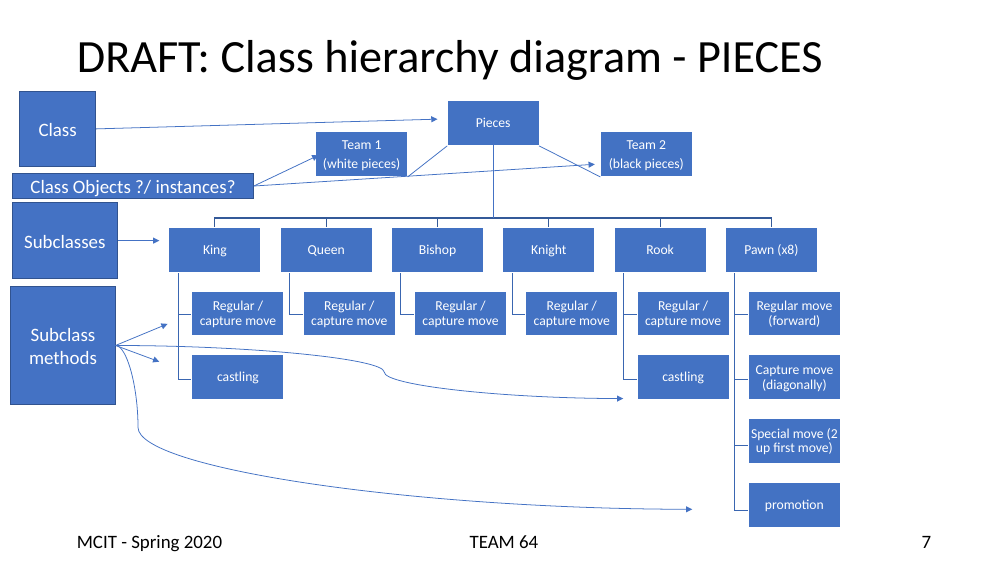
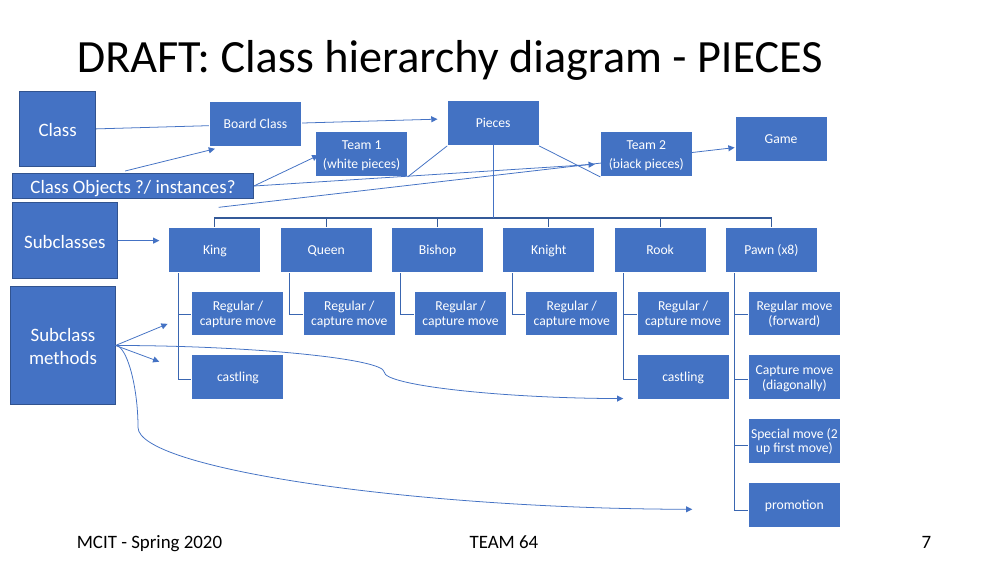
Before and after one commit to UPenn-CIT599/final-project-team64_chessgame, a slide deck: slide 7 of CRC Cards/Team 64 - CRC cards - shared.pptx. Drawn at 1008x567 pixels with LibreOffice and Linux fonts; fonts in the diff are those of the drawing. Boxes give left, top, right and bottom in pixels: in the first picture for what was removed or moved away, otherwise in the second. Text is boxed around its words. In the diff, an @@ line names an element or a change of style, - is before the commit and + after.

```diff
--- a/CRC Cards/Team 64 - CRC cards - shared.pptx
+++ b/CRC Cards/Team 64 - CRC cards - shared.pptx
@@ freeform shape added at (209,102,302,147), fill #4372C3, outline #FFFFFF 1 pt, 13 pt, text #FFFFFF @@
+Board Class
@@ freeform shape added at (735,117,827,162), fill #4372C3, outline #FFFFFF 1 pt, 13 pt, text #FFFFFF @@
+Game
@@ arrow added from (126, 171) to (215, 149), #4472C4 0.75 pt @@
@@ arrow added from (219, 207) to (735, 147), #4472C4 0.75 pt @@
```
Also in this commit, not shown: 1 other file.
